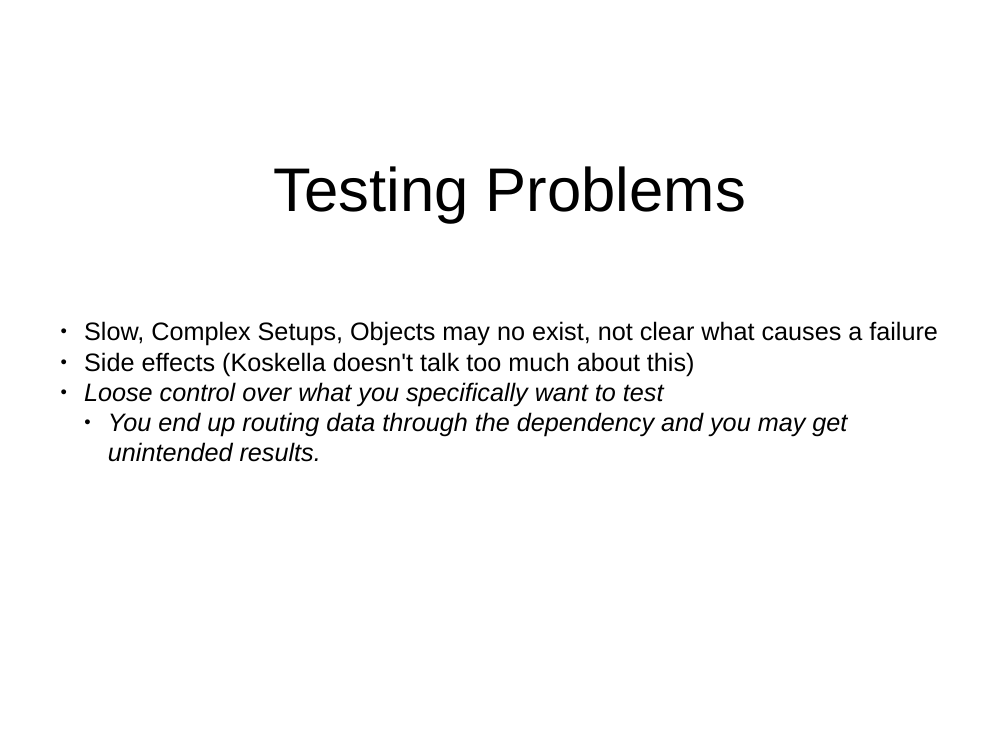
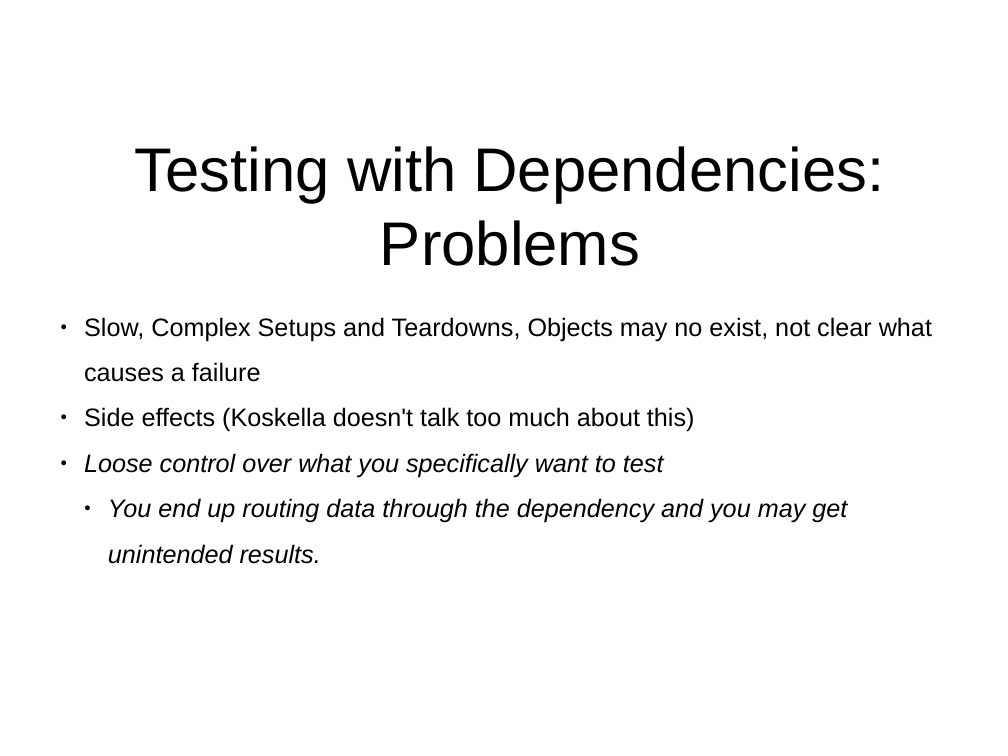
Before and after one commit to virtix/swe-795, a slide deck: slide 7 of doc/Test Doubles and Dependency Design.pptx. Drawn at 1008x756 pixels with LibreOffice and Linux fonts; fonts in the diff are those of the drawing. Boxes give left, top, right and bottom in pixels: in the first picture for what was removed or moved away, otherwise in the second. Text is boxed around its words. In the diff, an @@ line names an element or a change of style, - is before the commit and + after.

```diff
--- a/doc/Test Doubles and Dependency Design.pptx
+++ b/doc/Test Doubles and Dependency Design.pptx
@@ text at (135,146,885,266): text changed @@
-Testing Problems
+Testing with Dependencies: Problems
@@ text at (84,317,932,382): text changed @@
-● Slow, Complex Setups, Objects may no exist, not clear what causes a failure
+● Slow, Complex Setups and Teardowns, Objects may no exist, not clear what causes a failure
@@ text at (84,407,847,564): line spacing 1 to 1.5 @@
```
Also in this commit, not shown: 11 other slides changed, 2 slides added, 2 other files.
